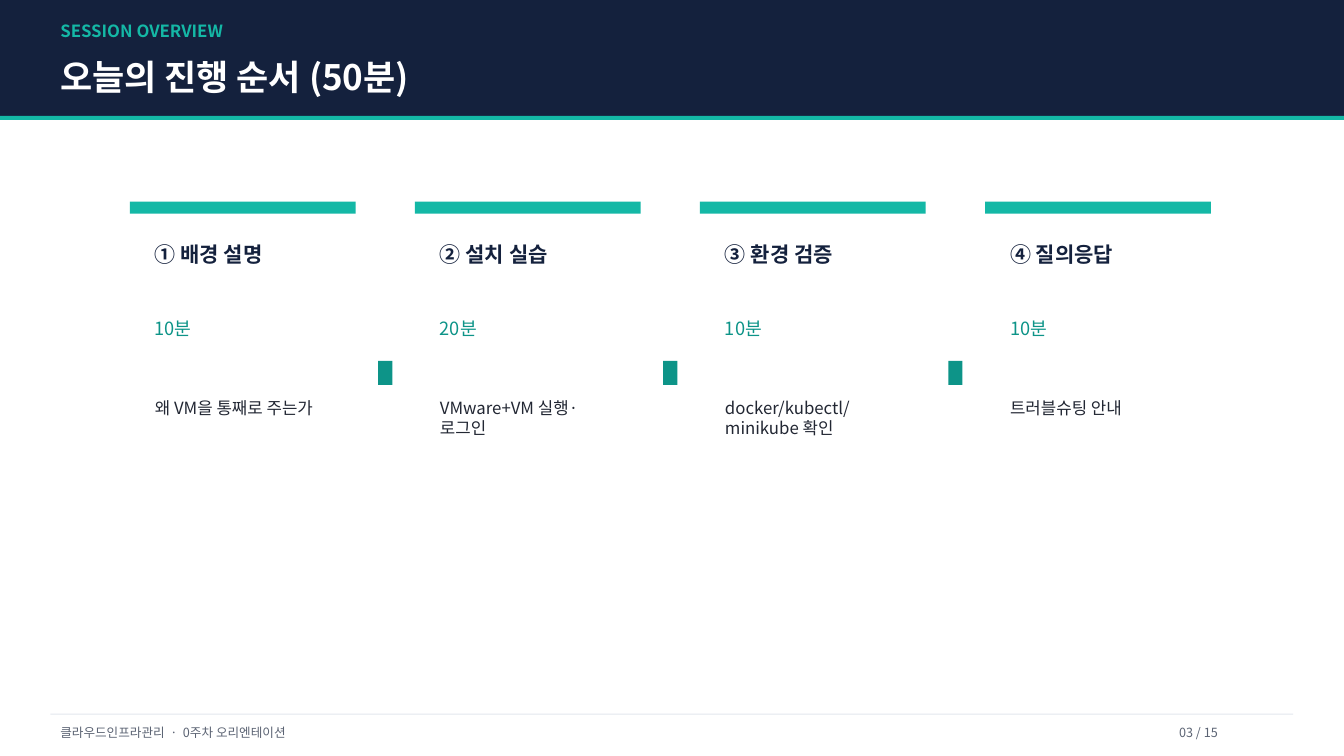
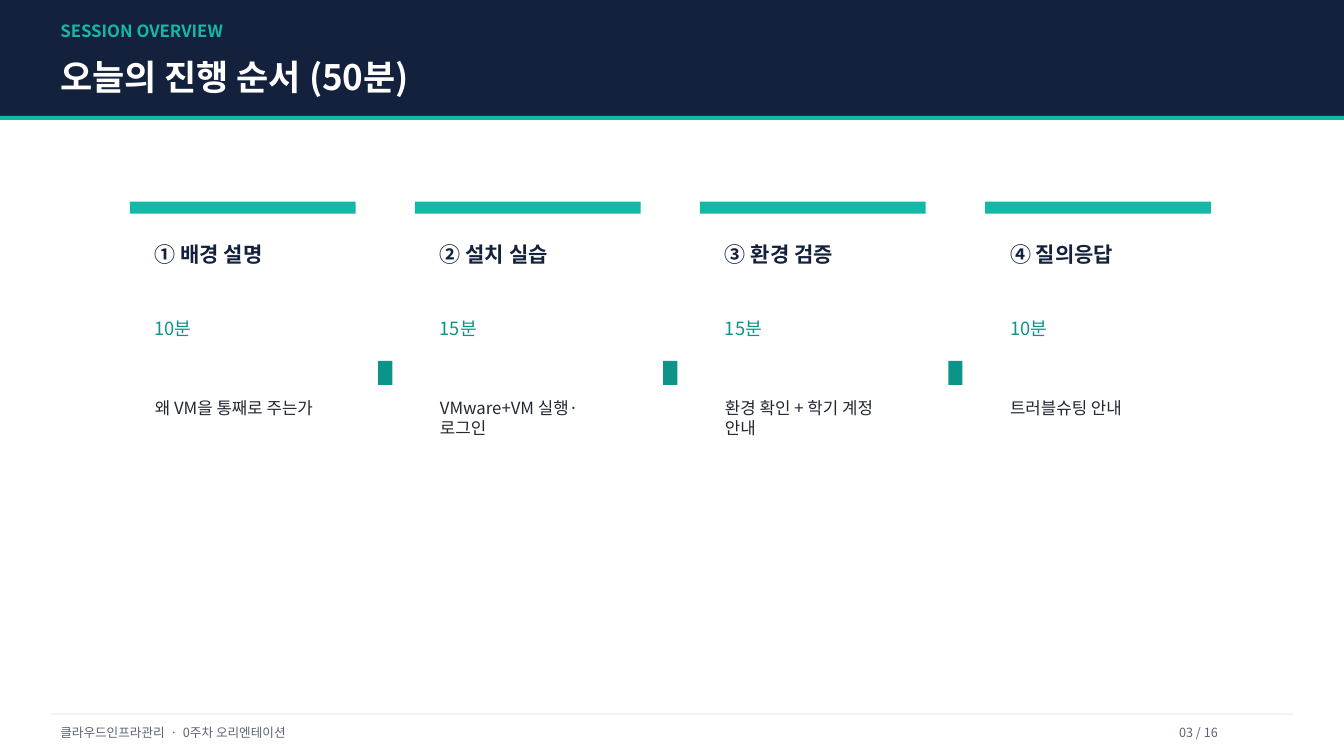
Before and after one commit to gorae-black/class, a slide deck: slide 3 of class/cloud_infra_mgmt/00주차_VM환경구성/01_강의자료/0주차_VM환경구성_강의용.pptx. Drawn at 1344x756 pixels with LibreOffice and Linux fonts; fonts in the diff are those of the drawing. Boxes give left, top, right and bottom in pixels: in the first picture for what was removed or moved away, otherwise in the second. Text is boxed around its words. In the diff, an @@ line names an element or a change of style, - is before the commit and + after.

```diff
--- a/class/cloud_infra_mgmt/00주차_VM환경구성/01_강의자료/0주차_VM환경구성_강의용.pptx
+++ b/class/cloud_infra_mgmt/00주차_VM환경구성/01_강의자료/0주차_VM환경구성_강의용.pptx
@@ text at [440, 320, 477, 336]: text changed @@
-20분
+15분
@@ text at [725, 320, 762, 336]: text changed @@
-10분
+15분
@@ text at [725, 400, 873, 436]: text changed @@
-docker/kubectl/minikube 확인
+환경 확인 + 학기 계정 안내
@@ text at [1179, 727, 1218, 737]: text changed @@
-03 / 15
+03 / 16
```
Also in this commit, not shown: 8 other slides changed, 1 slide added, 3 other files.
